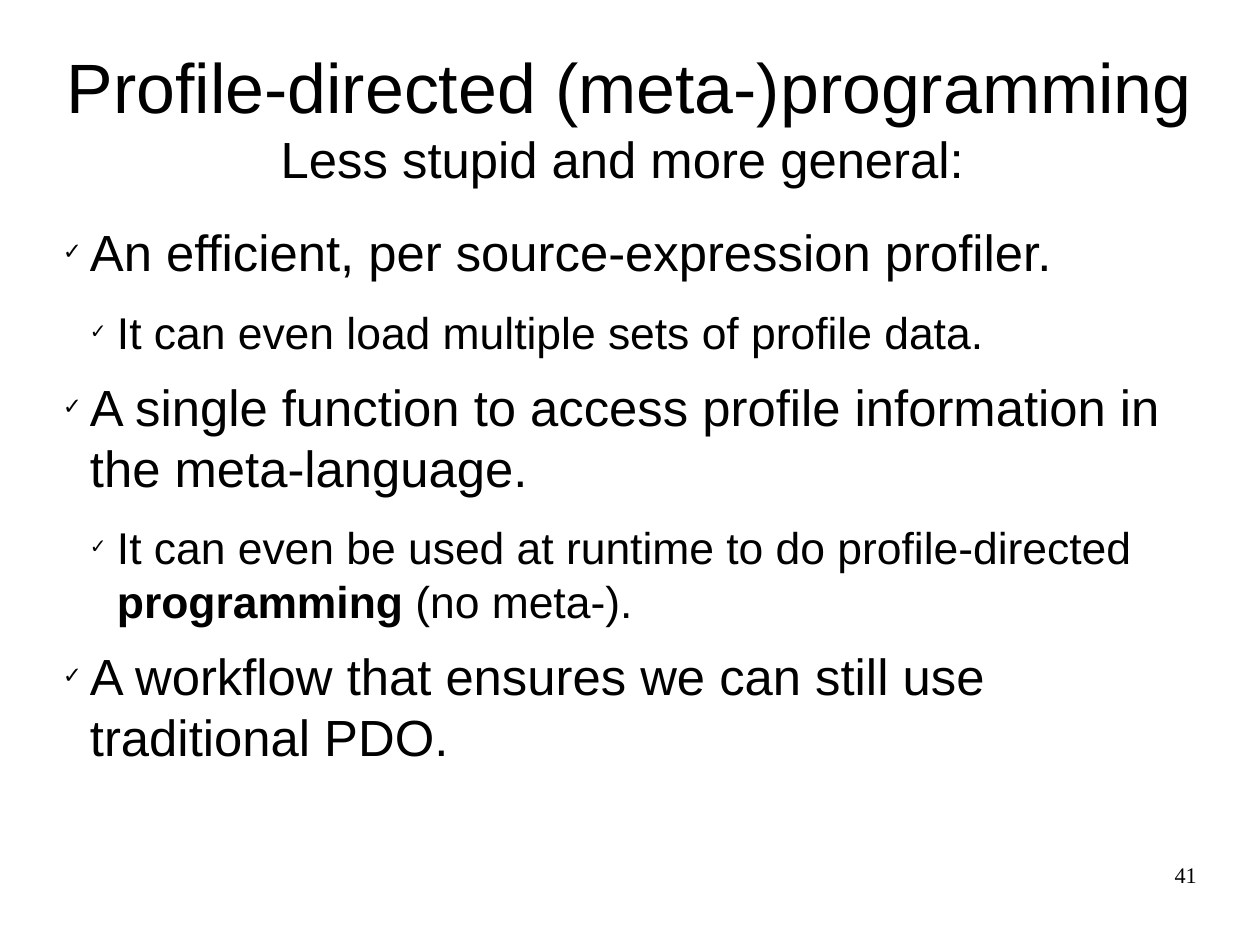
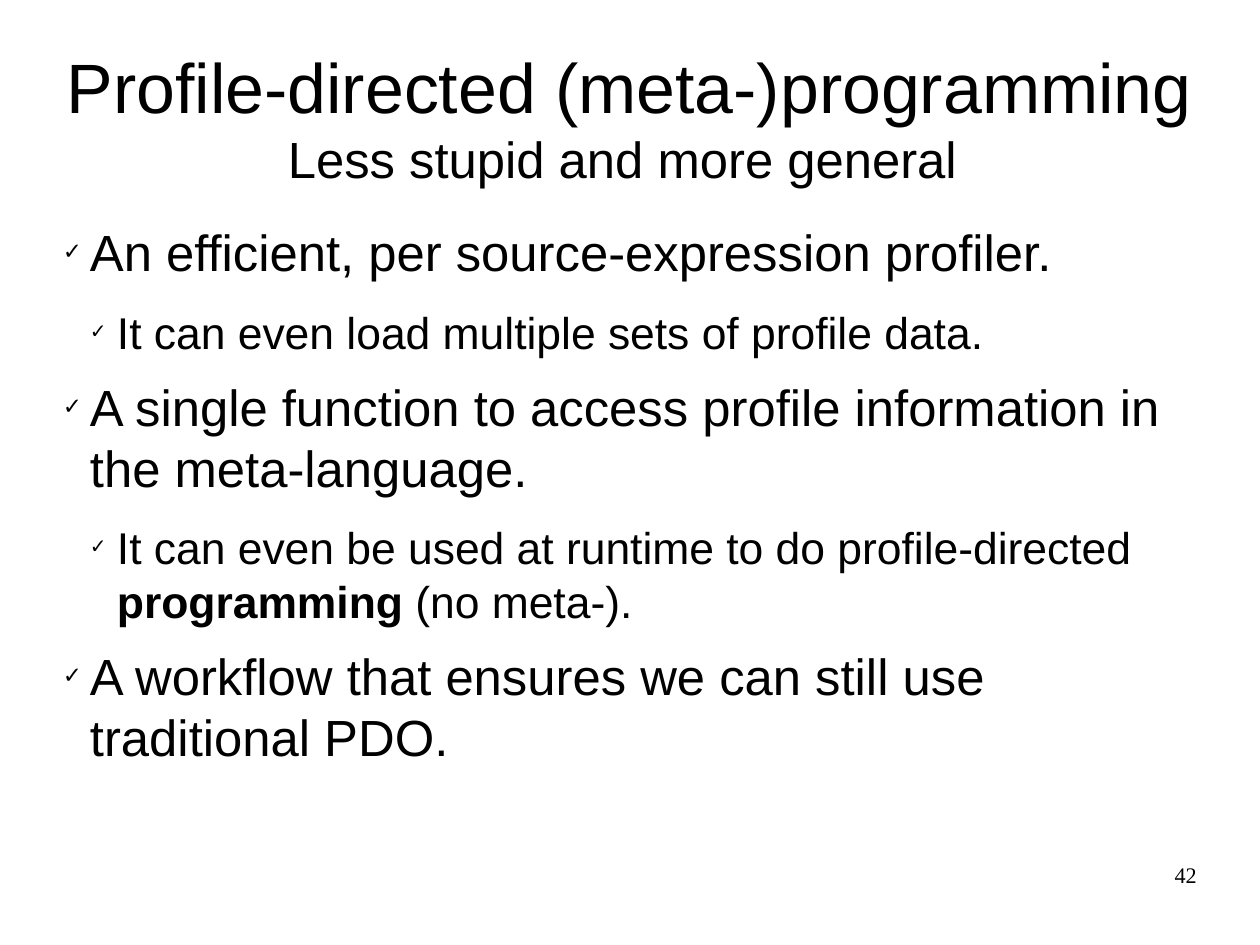
Before and after one commit to wilbowma/pgmp, a slide deck: slide 42 of profile-directed-meta-programming.odp (slide 41 before the commit). Drawn at 1260x945 pixels with LibreOffice and Linux fonts; fonts in the diff are those of the drawing. Boxes give left, top, right and bottom in pixels: in the first picture for what was removed or moved away, otherwise in the second. Text is boxed around its words. In the diff, an @@ line names an element or a change of style, - is before the commit and + after.

```diff
--- a/profile-directed-meta-programming.odp
+++ b/profile-directed-meta-programming.odp
@@ title at [67, 62, 1191, 189]: text changed @@
-Profile-directed (meta-)programming
-Less stupid and more general:
+Profile-directed (meta-)programming
+Less stupid and more general
@@ page number at [1175, 868, 1197, 883]: text changed @@
-41
+42
```
Also in this commit, not shown: 14 other slides changed, 1 slide added.
